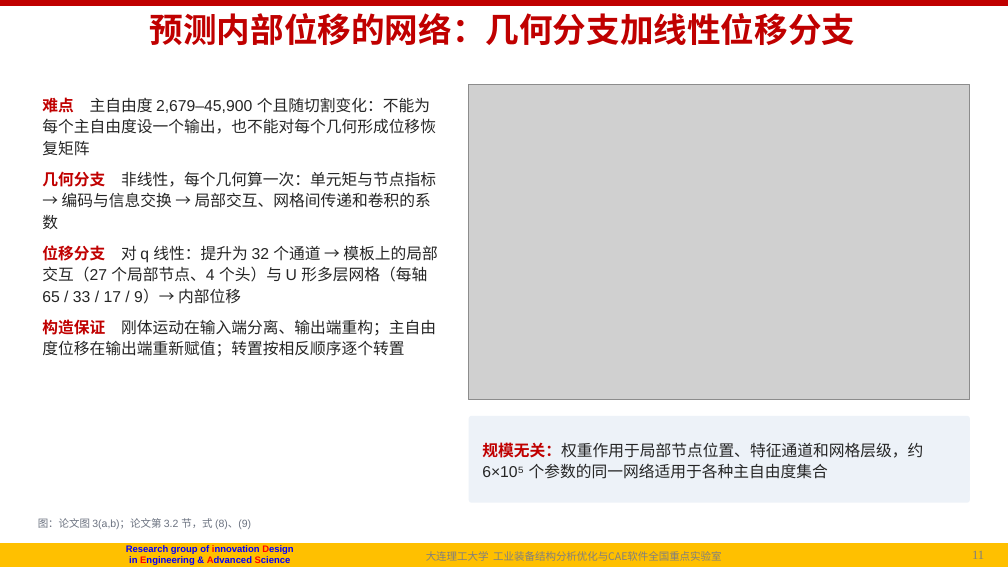
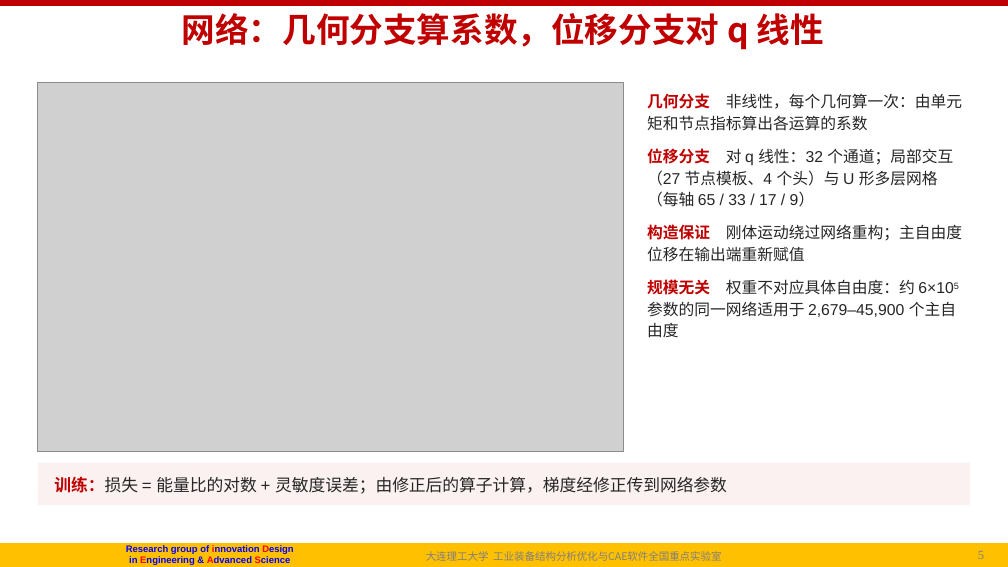
Before and after one commit to fanzhirui1004-source/curly-octo-goggles, a slide deck: slide 5 of docs/followup/talk/P1_NICE_组会汇报_20261014.pptx (slide 11 before the commit). Drawn at 1008x567 pixels with LibreOffice and Linux fonts; fonts in the diff are those of the drawing; grey boxes stand for pictures; background and template pictures are left out. Boxes give left, top, right and bottom in pixels: in the first picture for what was removed or moved away, otherwise in the second. Text is boxed around its words. In the diff, an @@ line names an element or a change of style, - is before the commit and + after.

```diff
--- a/docs/followup/talk/P1_NICE_组会汇报_20261014.pptx
+++ b/docs/followup/talk/P1_NICE_组会汇报_20261014.pptx
@@ title at [182,13,824,50]: text changed @@
-预测内部位移的网络：几何分支加线性位移分支
+网络：几何分支算系数，位移分支对 q 线性
@@ picture: place and size @@
-picture at [469,84,970,399]
+picture at [38,82,624,451]
@@ text removed at [42,97,437,357] @@
-难点 主自由度 2,679–45,900 个且随切割变化：不能为每个主自由度设一个输出，也不能对每个几何形成位移恢复矩阵
-几何分支 非线性，每个几何算一次：单元矩与节点指标 → 编码与信息交换 → 局部交互、网格间传递和卷积的系数
-位移分支 对 q 线性：提升为 32 个通道 → 模板上的局部交互（27 个局部节点、4 个头）与 U 形多层网格（每轴 65 / 33 / 17 / 9）→ 内部位移
-构造保证 刚体运动在输入端分离、输出端重构；主自由度位移在输出端重新赋值；转置按相反顺序逐个转置
@@ text added at [647,93,962,338], 15 pt, text #262626 @@
+几何分支 非线性，每个几何算一次：由单元矩和节点指标算出各运算的系数
+位移分支 对 q 线性：32 个通道；局部交互（27 节点模板、4 个头）与 U 形多层网格（每轴 65 / 33 / 17 / 9）
+构造保证 刚体运动绕过网络重构；主自由度位移在输出端重新赋值
+规模无关 权重不对应具体自由度：约 6×105 参数的同一网络适用于 2,679–45,900 个主自由度
@@ rounded rectangle removed at [469,416,970,503] @@
@@ text removed at [482,442,923,479] @@
-规模无关：权重作用于局部节点位置、特征通道和网格层级，约 6×10⁵ 个参数的同一网络适用于各种主自由度集合
@@ rounded rectangle added at [38,463,970,505], fill #FBF1F1 @@
@@ text added at [54,476,727,494], 16 pt, text #262626 @@
+训练：损失 = 能量比的对数 + 灵敏度误差；由修正后的算子计算，梯度经修正传到网络参数
@@ text removed at [38,518,251,529] @@
-图：论文图 3(a,b)；论文第 3.2 节，式 (8)、(9)
@@ page number at [974,551,1000,559]: text changed @@
-11/31
+5/14
@@ page number at [978,551,984,559]: text changed @@
-11
+5
```
Also in this commit, not shown: 8 other slides changed, 4 slides added, 21 slides removed, 1 other file.
